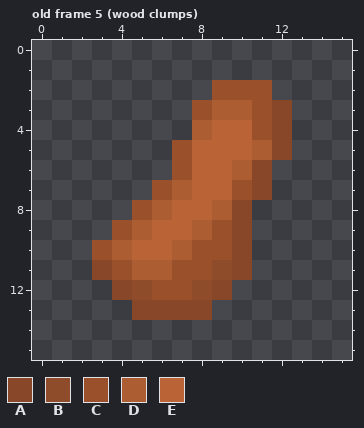
File history of a pixel-art file, asprite/Items.ase. Above, as it was before the edit.
16x16 pixels, 16 frames. Colours within 5 levels of each other are drawn and written as one. Shown: old frame 5 (wood clumps).
Palette (. is transparent): A #884728  B #8f4c2a  C #99502b  D #ad5d32  E #ba6337
Pixels before, old frame 5 (wood clumps), first column x 3:
 2 ......CCC.
 3 .....CDDCA
 4 .....DEECA
 5 ....CEEEDA
 6 ....CEEDA.
 7 ...CDEECA.
 8 ..CDEEDA..
 9 .CDEEDCA..
10 CDEEDCCA..
11 ACDDCCBA..
12 .ABCCBA...
13 ..AAAA....
And afterwards:
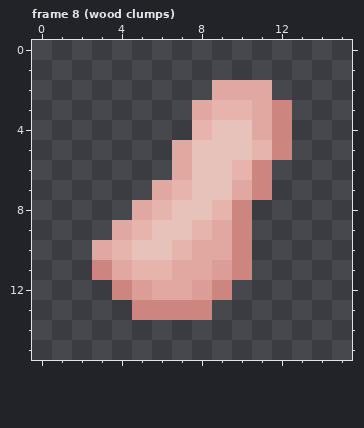
A new or re-ordered frame is compared with the old frame closest to it.
Commit message: I forgot to make the Cherry Clump!
From old to new:
frames 16 -> 17
colour A: #884728 -> #cd8580
colour B: #8f4c2a -> #dd9d97
colour C: #99502b -> #e1a8a1
colour D: #ad5d32 -> #e6b3ad
colour E: #ba6337 -> #e7c2bb
Boxes around the changes in both pictures, in picture pixels (x1, y1, x2, y2):
changed: (92, 80, 292, 320)
